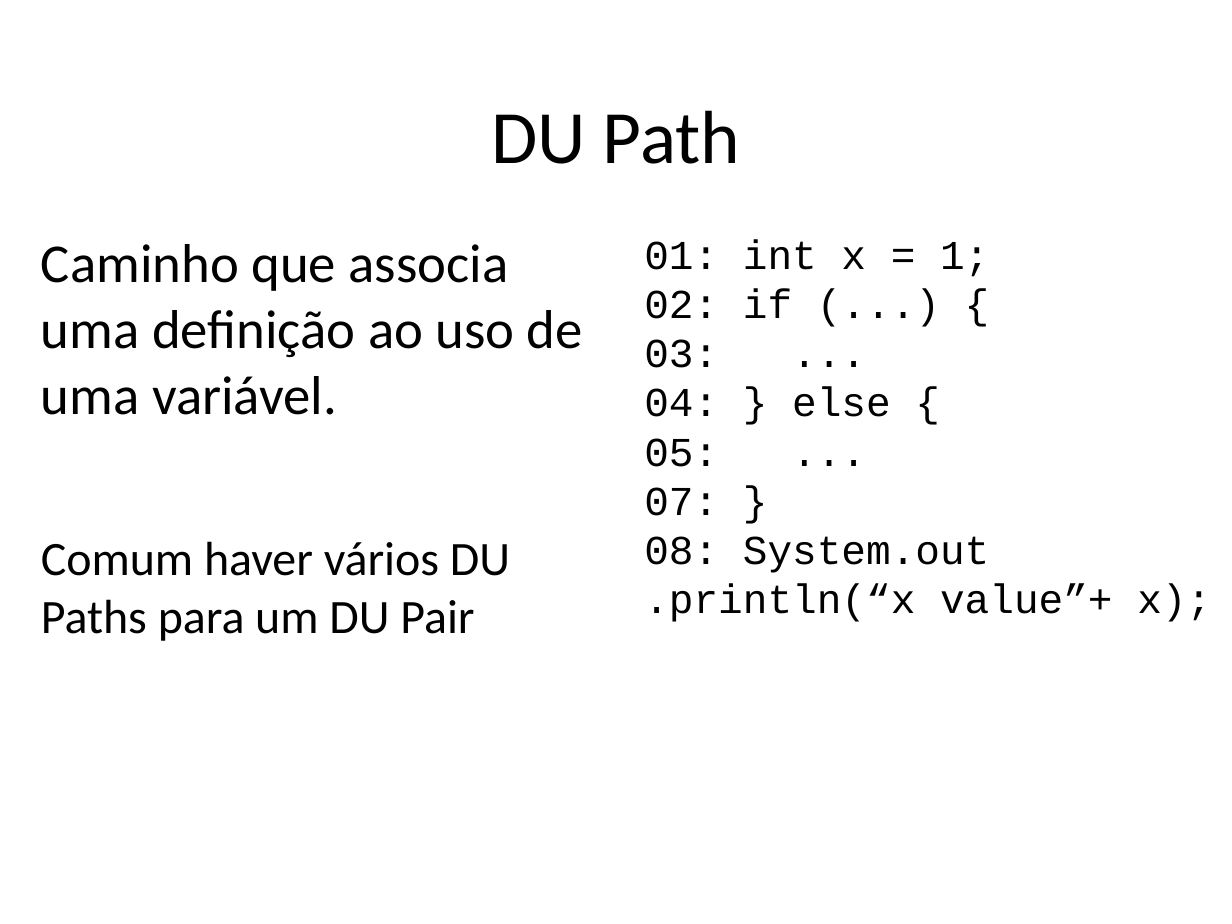
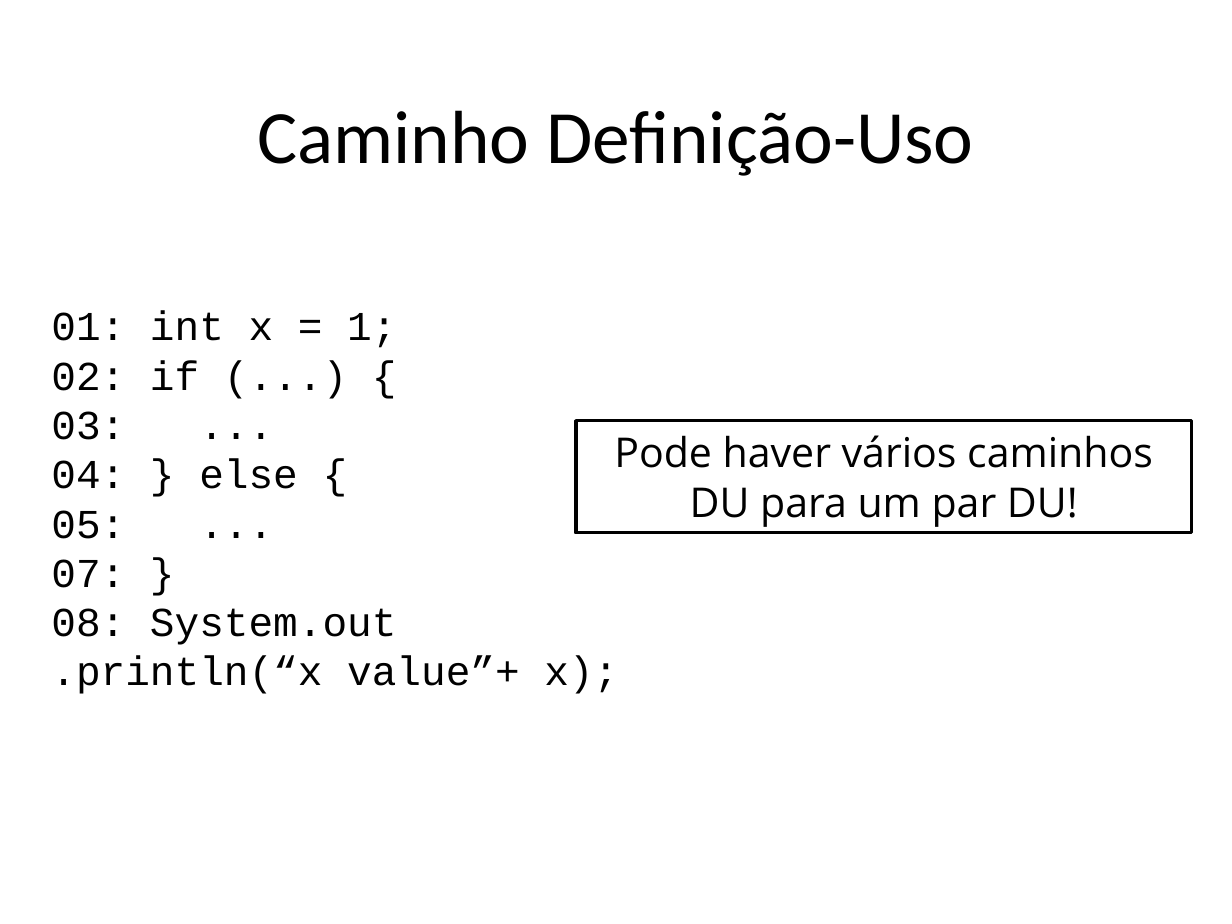
Before and after one commit to STAR-RG/testing-cin, a slide deck: slide 114 of slides.pptx (slide 112 before the commit). Drawn at 1232x924 pixels with LibreOffice and Linux fonts; fonts in the diff are those of the drawing. Boxes give left, top, right and bottom in pixels: in the first picture for what was removed or moved away, otherwise in the second. Text is boxed around its words. In the diff, an @@ line names an element or a change of style, - is before the commit and + after.

```diff
--- a/slides.pptx
+++ b/slides.pptx
@@ text at box(257, 110, 973, 176): text changed @@
-DU Path
+Caminho Definição-Uso
@@ text removed at box(41, 244, 583, 641) @@
-Caminho que associa uma definição ao uso de uma variável.
-Comum haver vários DU Paths para um DU Pair
@@ text "01: int x = 1;": place and size @@
-text "01: int x = 1;" at box(644, 239, 1211, 622)
+text "01: int x = 1;" at box(51, 311, 618, 694)
@@ rectangle added at box(575, 421, 1191, 533), fill #FFFFFF, outline #000000 2 pt, 24 pt, text #000000 @@
+Pode haver vários caminhos DU para um par DU!
```
Also in this commit, not shown: 15 other slides changed, 3 slides added, 1 slide removed.
